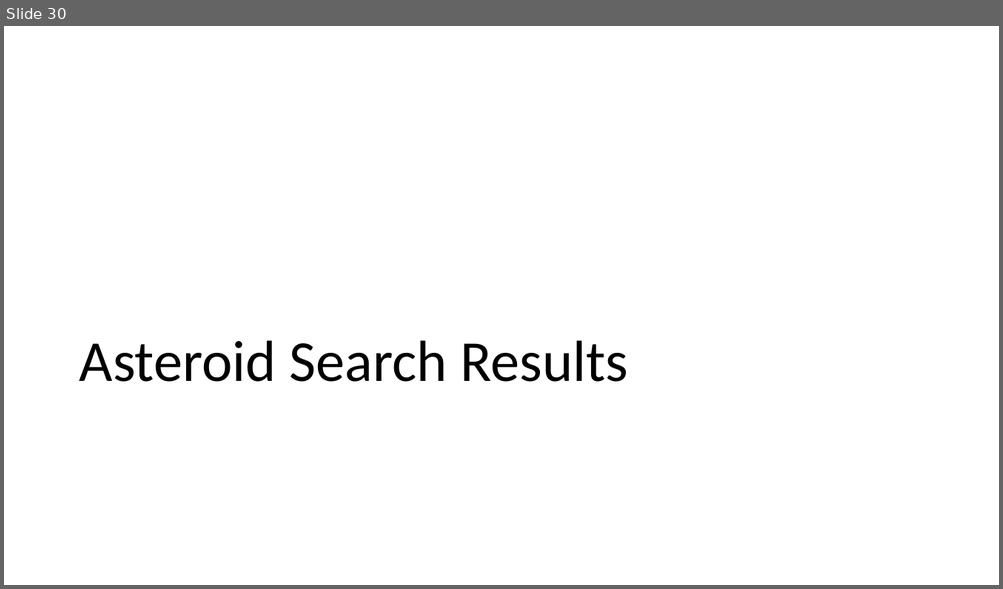
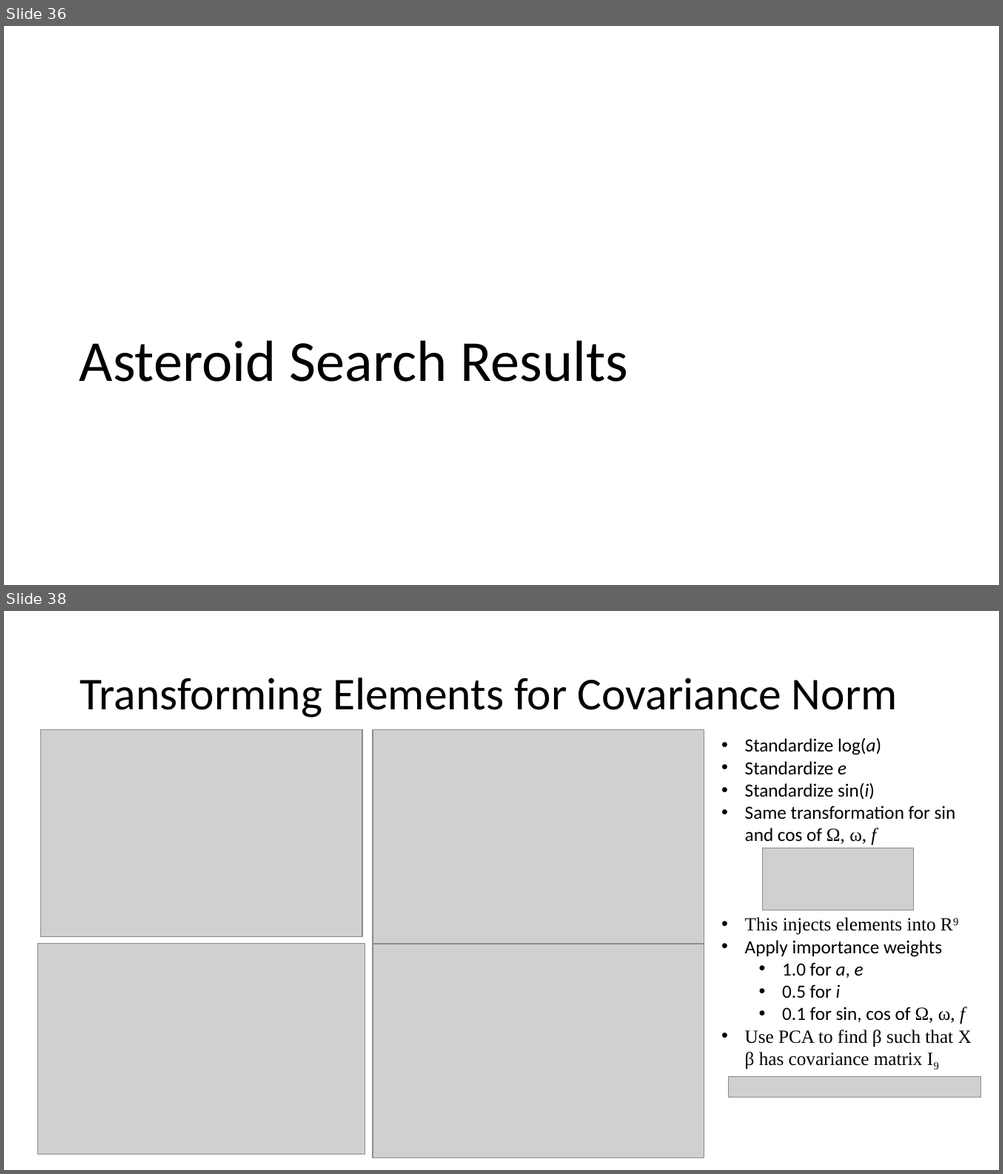
Before and after one commit to memanuel/kepler-sieve, a slide deck: thesis/kepler-sieve-slides.pptx. Shown one above the other, each under a label of ours: slide 30 before the commit, slides 36 and 38 after it; the slides between them are not shown. The pictures are 1003x589 and 1003x1174 pixels, drawn with LibreOffice and Linux fonts; fonts in the diff are those of the drawing; grey boxes stand for pictures. Boxes give left, top, right and bottom in pixels: in the first picture for what was removed or moved away, otherwise in the second. Text is boxed around its words. In the diff, an @@ line names an element or a change of style, - is before the commit and + after.

```diff
--- a/thesis/kepler-sieve-slides.pptx
+++ b/thesis/kepler-sieve-slides.pptx
@@ slide 38 added at (4,611,999,1170), background #FFFFFF @@
@@ title added at (79,678,897,718), 44 pt, text #000000 @@
+Transforming Elements for Covariance Norm
@@ picture added at (40,729,362,937) @@
@@ picture added at (373,729,704,943) @@
@@ text added at (745,738,971,1070), 18 pt, text #000000 @@
+• Standardize log(a)
+• Standardize e
+• Standardize sin(i)
+• Same transformation for sin and cos of Ω, ω, f
+• This injects elements into R9
+• Apply importance weights
+  • 1.0 for a, e
+  • 0.5 for i
+  • 0.1 for sin, cos of Ω, ω, f
+• Use PCA to find β such that X β has covariance matrix I9
@@ picture added at (762,849,913,910) @@
@@ picture added at (37,944,365,1155) @@
@@ picture added at (373,945,704,1158) @@
@@ picture added at (728,1077,981,1097) @@
@@ what was slide 30 is now slide 36 @@
```
Also in this commit, not shown: 15 other slides added, 2 slides removed, 3 other files.
